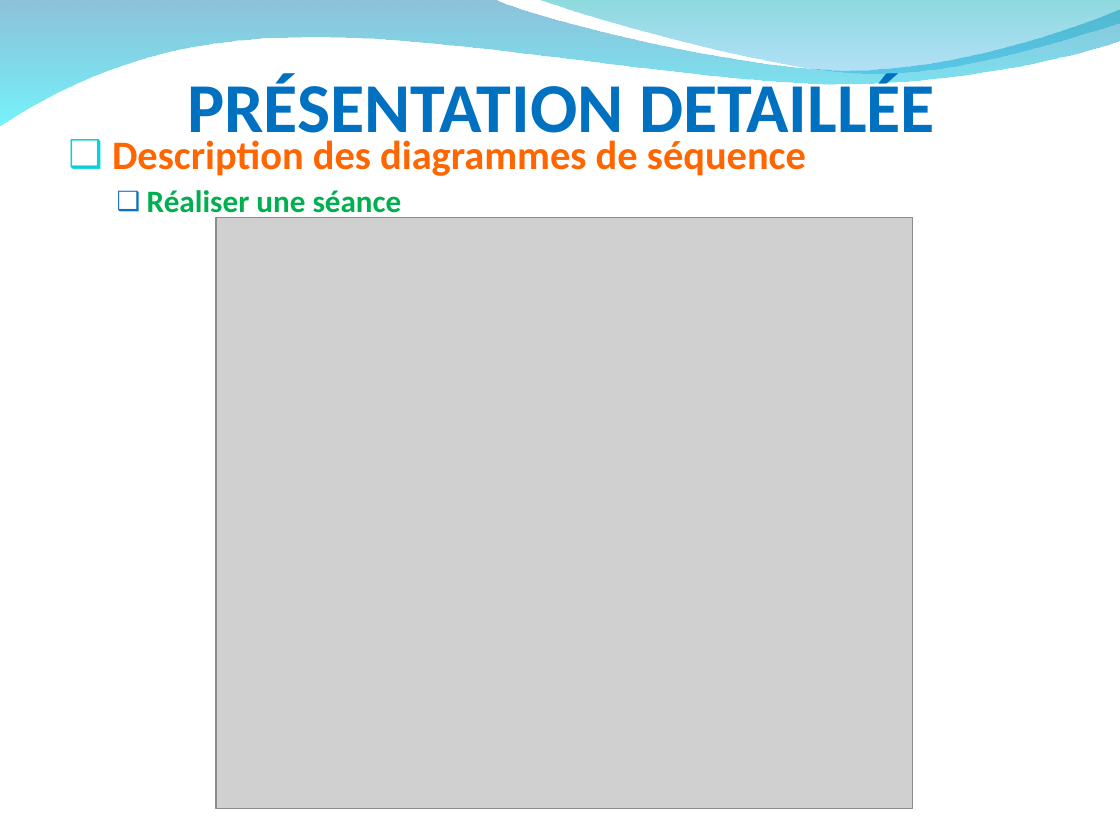
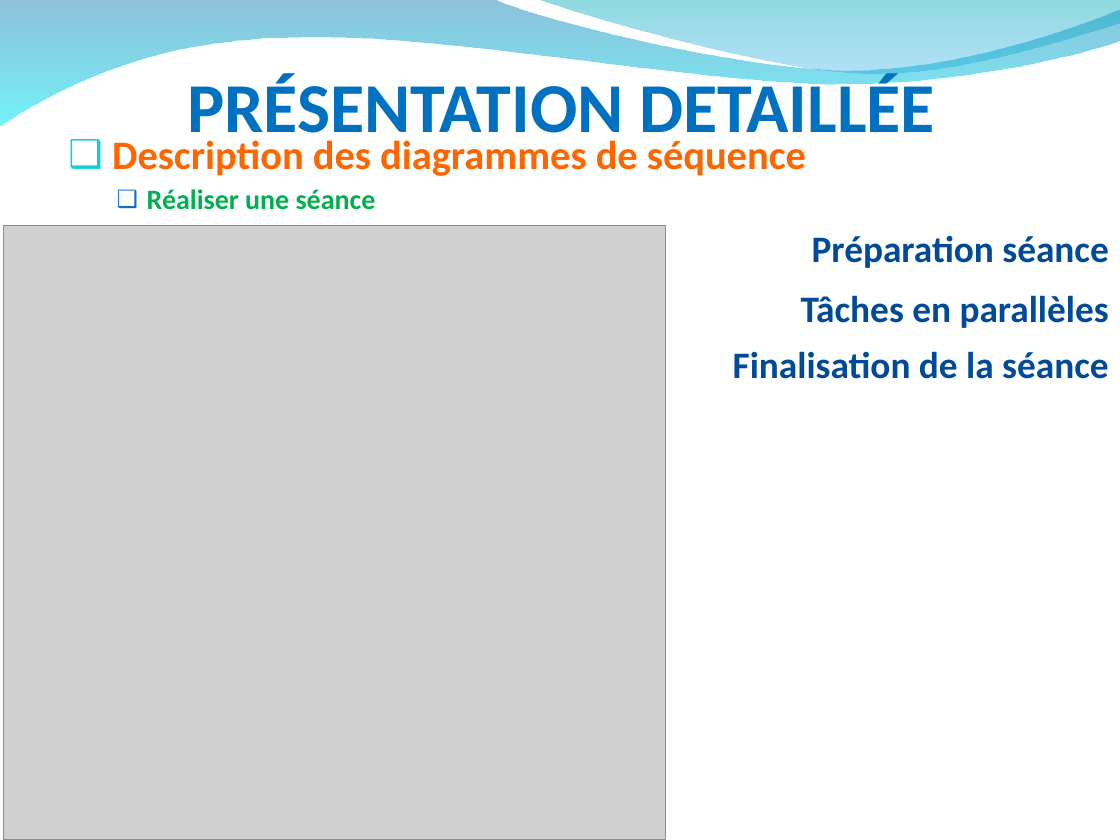
Before and after one commit to hardware/AscenseurPoissons, a slide deck: slide 12 of DOSSIERS A RENDRE/RevueAnalysePPT.ppt. Drawn at 1120x840 pixels with LibreOffice and Linux fonts; fonts in the diff are those of the drawing; grey boxes stand for pictures; background and template pictures are left out. Boxes give left, top, right and bottom in pixels: in the first picture for what was removed or moved away, otherwise in the second. Text is boxed around its words. In the diff, an @@ line names an element or a change of style, - is before the commit and + after.

```diff
--- a/DOSSIERS A RENDRE/RevueAnalysePPT.ppt
+++ b/DOSSIERS A RENDRE/RevueAnalysePPT.ppt
@@ text at [147, 189, 376, 210]: size 20 to 18 pt in "Réaliser une séance" @@
@@ picture: place and size @@
-picture at [216, 217, 913, 809]
+picture at [3, 226, 665, 840]
@@ text at [733, 235, 1109, 379]: paragraphs added @@
+Préparation séance
+Tâches en parallèles
+Finalisation de la séance
```
Also in this commit, not shown: 8 other slides changed, 10 slides added, 13 slides removed.
